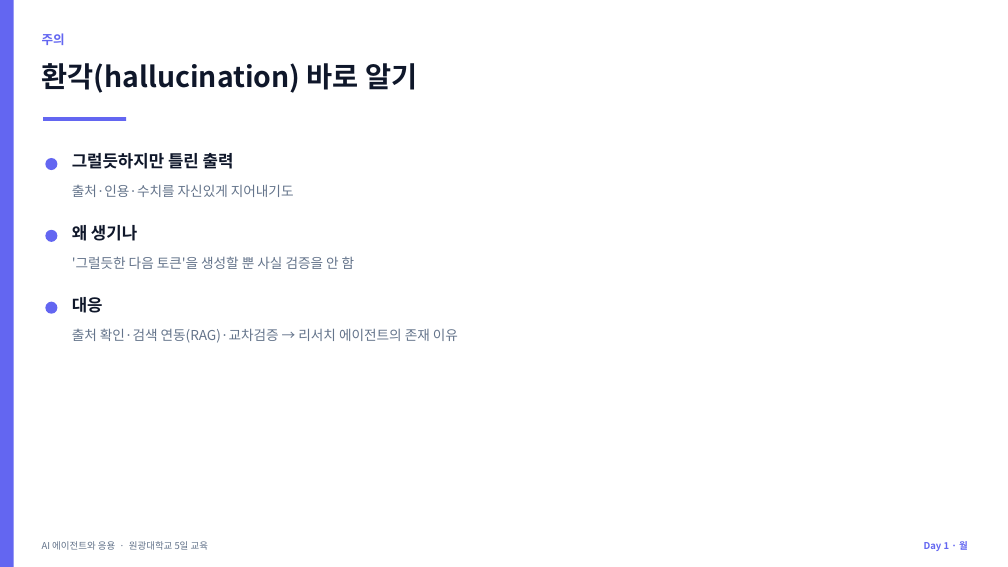
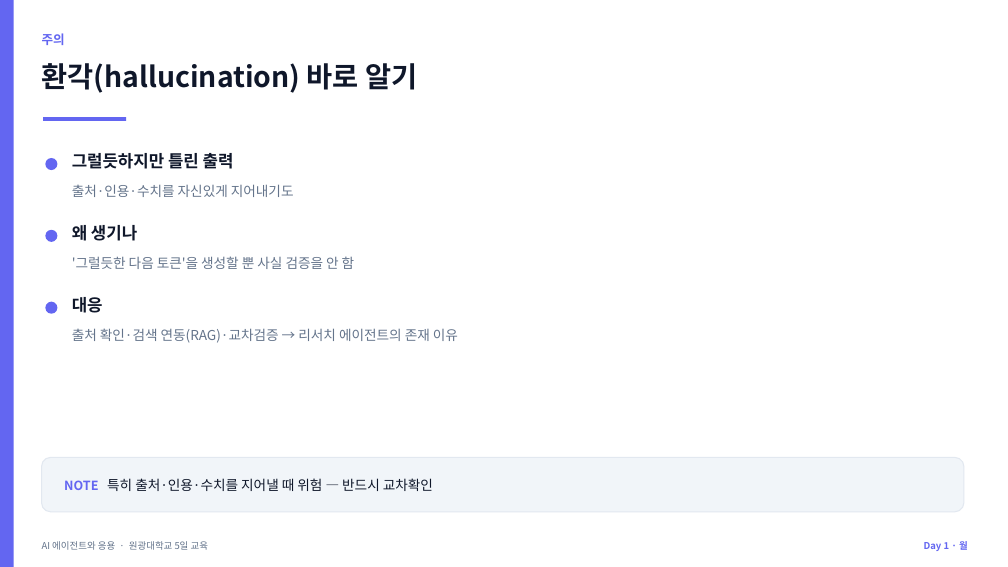
Before and after one commit to jyshin-22/wku-ai-agent-program, a slide deck: slide 18 of slides/day1.pptx. Drawn at 1008x567 pixels with LibreOffice and Linux fonts; fonts in the diff are those of the drawing. Boxes give left, top, right and bottom in pixels: in the first picture for what was removed or moved away, otherwise in the second. Text is boxed around its words. In the diff, an @@ line names an element or a change of style, - is before the commit and + after.

```diff
--- a/slides/day1.pptx
+++ b/slides/day1.pptx
@@ rounded rectangle added at bbox=[42, 457, 964, 512], fill #F1F5F9, outline #E2E8F0 1 pt @@
@@ text added at bbox=[64, 478, 433, 491], 13 pt, text #0F172A @@
+NOTE 특히 출처·인용·수치를 지어낼 때 위험 — 반드시 교차확인
```
Also in this commit, not shown: 5 other slides changed, 9 other files.
